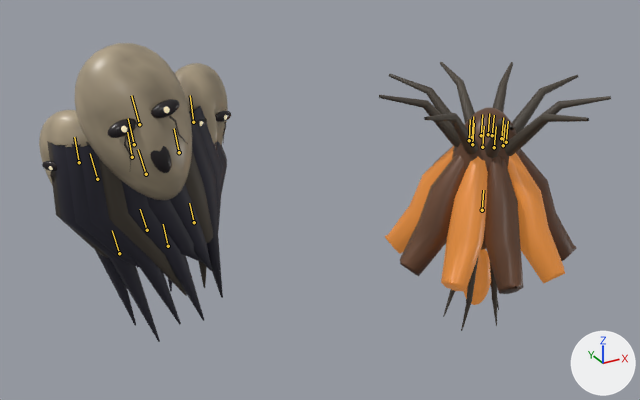
Two versions of the Blender file art/Residents.blend, one commit apart.
The view is the same before and after, from a 50 mm camera at (-1.0, -3.56, 1.33) aimed at (0.99, 0.05, -0.47). Arrows for +X, +Y and +Z are at lower right; the lights stay in place. The older version comes first. The bones that change, and the others that lie on the model, are drawn over the model as lines.

Names of what the first picture shows: 'Antenna', 'Bell petal', 'Ceiling root', 'Death mask', 'Death mask.001', 'Death mask.002', 'Hanging shroud'.
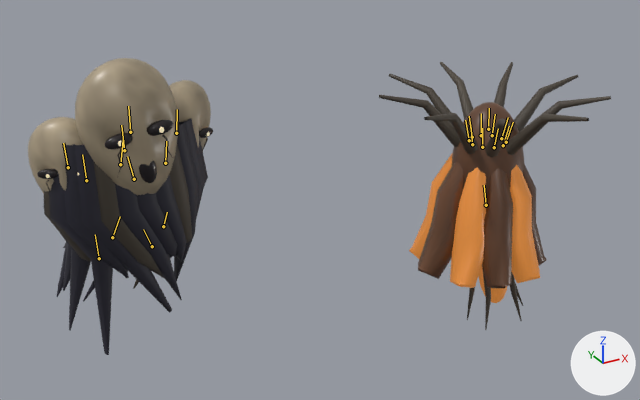
The newer file adds an action. The first version stands in its rest pose; the second is drawn at frame 10 of the action 'BellSettle'.

The edits, one by one:
Bone 'Throat' (bone_throat) moves from (0.0, 0.0, 0.0) to (0.0, 0.03, 0.0).
Bone 'Throat' (bone_throat) turns from (0, 0, 0) to (-2, -2, 2) degrees about its own x, y and z.
Bone 'Tongue' (bone_tongue) turns from (0, 0, 0) to (-6, 1, 4) degrees about its own x, y and z.
Bone 'Petal0' (bone_petal0) turns from (0, 0, 0) to (0, 0, -15) degrees about its own x, y and z.
Bone 'Petal1' (bone_petal1) turns from (0, 0, 0) to (-8, -1, -11) degrees about its own x, y and z.
Bone 'Petal2' (bone_petal2) turns from (0, 0, 0) to (-12, -1, -4) degrees about its own x, y and z.
Bone 'Petal3' (bone_petal3) turns from (0, 0, 0) to (-13, -1, 4) degrees about its own x, y and z.
Bone 'Petal4' (bone_petal4) turns from (0, 0, 0) to (-8, -1, 10) degrees about its own x, y and z.
Bone 'Petal5' (bone_petal5) turns from (0, 0, 0) to (0, 0, 11) degrees about its own x, y and z.
Bone 'Petal6' (bone_petal6) turns from (0, 0, 0) to (8, 1, 10) degrees about its own x, y and z.
Bone 'Petal7' (bone_petal7) turns from (0, 0, 0) to (13, 1, 4) degrees about its own x, y and z.
Bone 'Petal8' (bone_petal8) turns from (0, 0, 0) to (12, 1, -4) degrees about its own x, y and z.
Bone 'Petal9' (bone_petal9) turns from (0, 0, 0) to (8, 1, -11) degrees about its own x, y and z.
Bone 'Mantle' (bone_mantle) moves from (-0.006, 0.065, 0.156) to (0.0, -0.02, -0.018).
Bone 'Mantle' (bone_mantle) turns from (5, -1, 9) to (3, 1, 2) degrees about its own x, y and z.
Bone 'Mask0' (bone_mask0) moves from (0.0, 0.034, 0.056) to (0.0, 0.0, 0.0).
Bone 'Mask0' (bone_mask0) turns from (-10, 0, 0) to (7, 0, 0) degrees about its own x, y and z.
Bone 'Mask1' (bone_mask1) moves from (0.018, 0.006, -0.021) to (0.0, 0.0, 0.0).
Bone 'Mask1' (bone_mask1) turns from (4, -8, -5) to (8, 8, 4) degrees about its own x, y and z.
Bone 'Mask2' (bone_mask2) moves from (0.017, -0.005, 0.02) to (0.0, 0.0, 0.0).
Bone 'Mask2' (bone_mask2) turns from (-3, -8, -4) to (9, -8, -4) degrees about its own x, y and z.
Bone 'Train0' (bone_train0) turns from (3, -1, 1) to (15, 4, 0) degrees about its own x, y and z.
Bone 'Tatter0' (bone_tatter0) turns from (6, -3, 2) to (16, -4, 0) degrees about its own x, y and z.
Bone 'Train1' (bone_train1) turns from (1, -1, -2) to (5, 4, -10) degrees about its own x, y and z.
Bone 'Tatter1' (bone_tatter1) turns from (2, -3, 6) to (7, -4, -10) degrees about its own x, y and z.
Bone 'Train2' (bone_train2) turns from (-1, -1, 1) to (-3, 4, 0) degrees about its own x, y and z.
Bone 'Tatter2' (bone_tatter2) turns from (-1, -3, 2) to (-2, -4, 0) degrees about its own x, y and z.
Bone 'Train3' (bone_train3) turns from (1, -1, 4) to (7, 4, 10) degrees about its own x, y and z.
Bone 'Tatter3' (bone_tatter3) turns from (3, -3, -3) to (6, -4, 10) degrees about its own x, y and z.

Location of each change, [x1, y1, x2, y2] in pixels of the pictures (640 x 400 px):
'Hanging shroud', posed (9% narrower)
    before: [47, 106, 227, 342]
    after: [44, 118, 208, 355]
'Bell petal', posed (28% narrower, 9% shorter)
    before: [385, 146, 576, 294]
    after: [409, 153, 546, 288]
'Death mask', posed (12% narrower, 13% shorter)
    before: [75, 43, 192, 200]
    after: [75, 58, 178, 195]
'Antenna', posed (6% narrower)
    before: [443, 107, 520, 331]
    after: [452, 102, 524, 330]
'Death mask.002', posed
    before: [175, 63, 231, 150]
    after: [169, 80, 213, 151]
'Death mask.001', posed
    before: [39, 110, 88, 184]
    after: [28, 117, 82, 193]
bone 'Throat', root to tip
    before: (488, 134) to (489, 113)
    after: (488, 129) to (489, 108)
bone 'Tongue', root to tip
    before: (482, 210) to (483, 190)
    after: (486, 205) to (484, 185)
bone 'Petal0', root to tip
    before: (501, 138) to (503, 117)
    after: (501, 138) to (508, 117)
bone 'Petal1', root to tip
    before: (492, 135) to (494, 115)
    after: (492, 135) to (495, 114)
bone 'Petal2', root to tip
    before: (481, 135) to (482, 114)
    after: (481, 135) to (481, 113)
bone 'Petal3', root to tip
    before: (472, 137) to (473, 116)
    after: (472, 137) to (469, 116)
bone 'Petal4', root to tip
    before: (469, 140) to (470, 119)
    after: (469, 140) to (465, 120)
bone 'Petal5', root to tip
    before: (472, 144) to (474, 123)
    after: (472, 144) to (470, 124)
bone 'Petal6', root to tip
    before: (482, 147) to (484, 126)
    after: (482, 147) to (482, 128)
bone 'Petal7', root to tip
    before: (494, 147) to (496, 126)
    after: (494, 147) to (498, 128)
bone 'Petal8', root to tip
    before: (503, 145) to (505, 124)
    after: (503, 145) to (509, 126)
bone 'Petal9', root to tip
    before: (506, 142) to (508, 121)
    after: (506, 142) to (513, 122)
bone 'Mantle', root to tip
    before: (134, 144) to (128, 118)
    after: (124, 150) to (121, 125)
bone 'Mask0', root to tip
    before: (139, 124) to (131, 95)
    after: (130, 132) to (128, 106)
bone 'Mask1', root to tip
    before: (79, 162) to (74, 137)
    after: (68, 167) to (63, 143)
bone 'Mask2', root to tip
    before: (193, 122) to (190, 95)
    after: (176, 133) to (177, 109)
bone 'Train0', root to tip
    before: (179, 152) to (174, 128)
    after: (165, 163) to (166, 141)
bone 'Tatter0', root to tip
    before: (194, 222) to (189, 203)
    after: (163, 226) to (167, 212)
bone 'Train1', root to tip
    before: (132, 157) to (127, 132)
    after: (120, 164) to (123, 140)
bone 'Tatter1', root to tip
    before: (147, 230) to (140, 209)
    after: (112, 237) to (120, 216)
bone 'Train2', root to tip
    before: (97, 179) to (90, 153)
    after: (86, 180) to (82, 154)
bone 'Tatter2', root to tip
    before: (119, 253) to (112, 230)
    after: (99, 258) to (95, 234)
bone 'Train3', root to tip
    before: (146, 174) to (138, 149)
    after: (134, 179) to (127, 156)
bone 'Tatter3', root to tip
    before: (168, 246) to (163, 224)
    after: (152, 246) to (143, 229)
